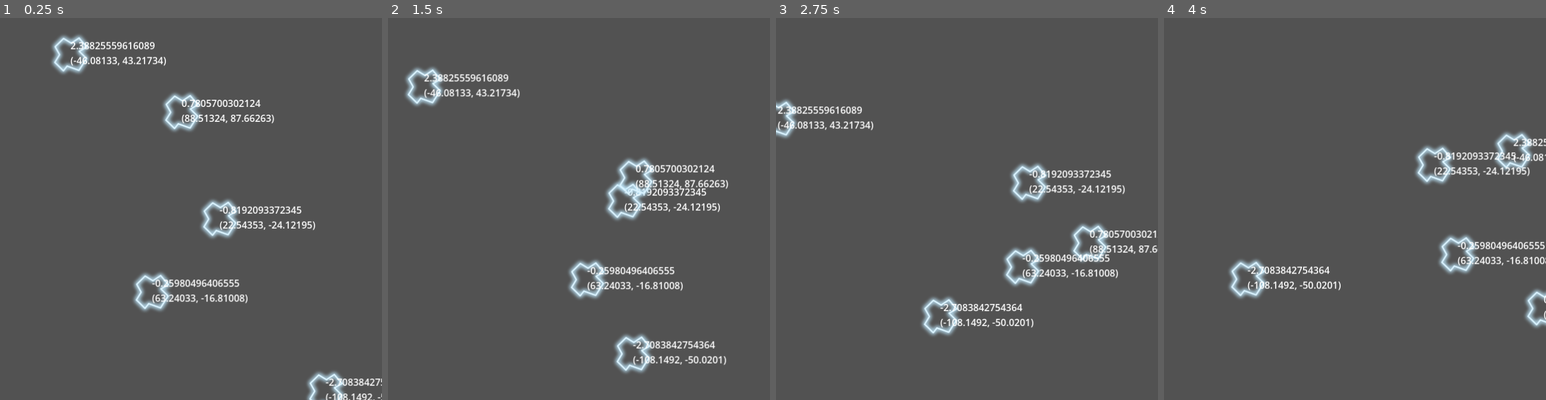
Above: before the commit, frames 1-4 (left to right).
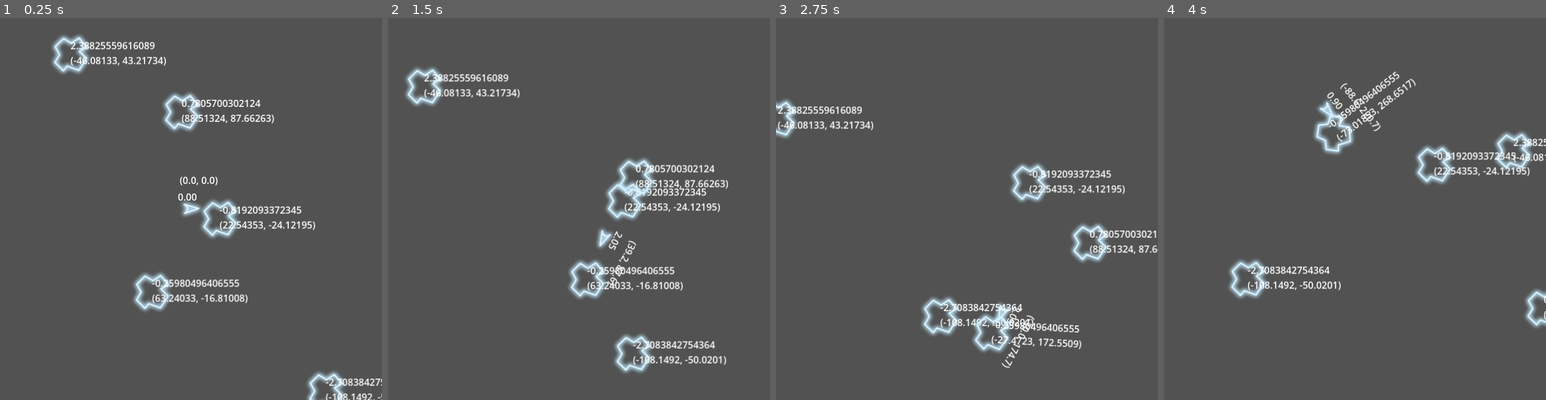
Above: after the commit, the same moments.

Repository: davidward462/asteroids
Game: Godot game, scene res://scenes/main.tscn
The game is run twice, just before and just after one commit, with the same random seed, the same clock (stepped at 60 frames per second) and the same inputs.
Inputs:
- Up to frame 1 (0.25 s): no input
- Up to frame 2 (1.5 s): hold W (accelerate) 0.53-1.28 s; hold D (rotate_clockwise) 0.53-1.28 s; tap A (rotate_counterclockwise) at 1.35 s
- Up to frame 3 (2.75 s): hold W (accelerate) from 2.03 s (still down); tap Space (shoot) at 2.1 s
- Up to frame 4 (4 s): tap D (rotate_clockwise) at 2.85 s; release W (accelerate) at 3.53 s; hold A (rotate_counterclockwise) from 3.53 s (still down)

The runs differ from the first frame. In frame 1, 0.3% of the frame differs, in the area x 46-58%, y 41-53%; in frame 2, 0.3%; in frame 3, 2.4%; in frame 4, 2.5%, in the area x 39-100%, y 13-68%.

Commit message:
spawn player

Diff:
--- a/scripts/world.gd
+++ b/scripts/world.gd
@@ -39,7 +39,7 @@
 	var player_start_pos = Vector2(screen_size.x/2, screen_size.y/2)
 
 	# Spawn player in the center of the viewport.
-	# spawn_player(screen_size, player_start_pos)
+	spawn_player(player_start_pos)
 
 	# Spawn asteroids
 	spawn_asteroids(asteroid_count)
